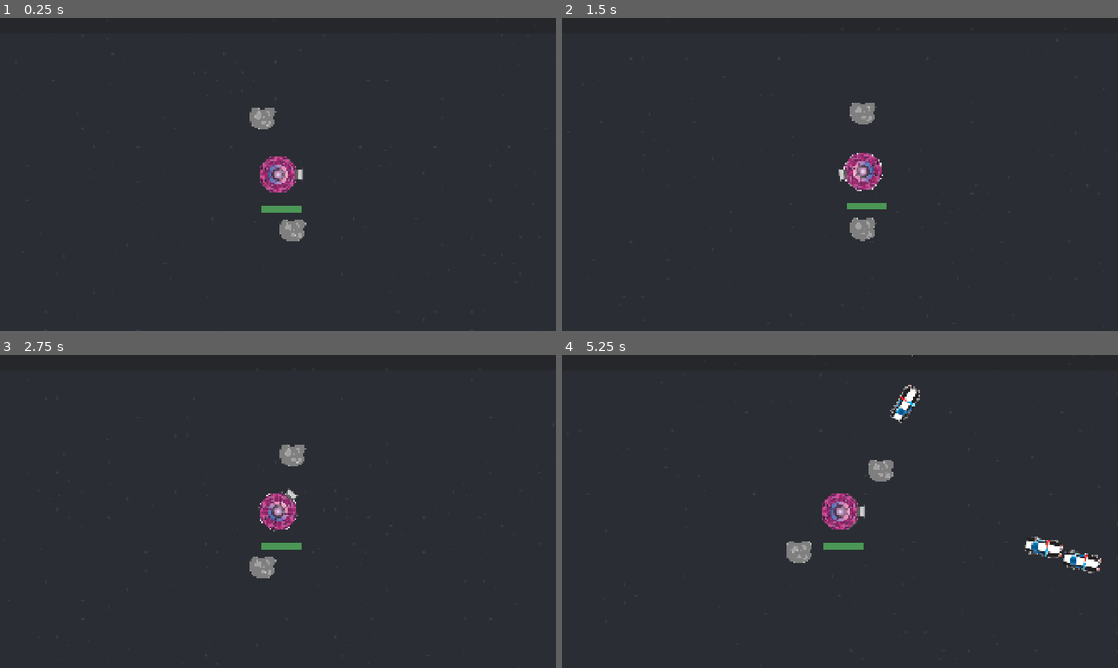
Above: before the commit, frames 1-4 (two rows, left to right).
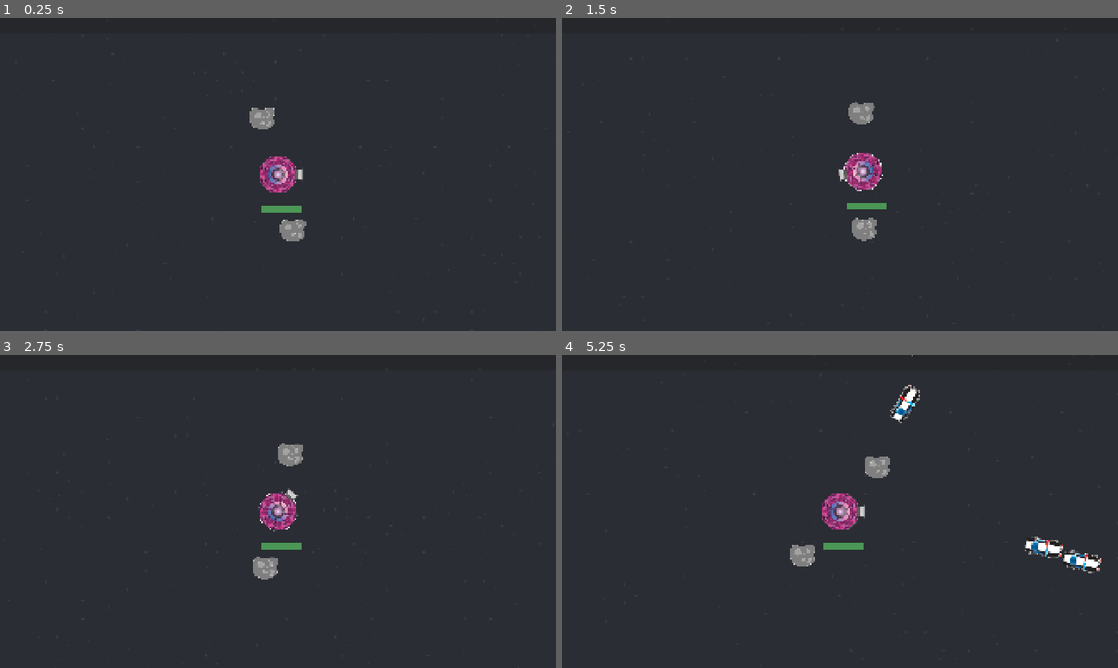
Above: after the commit, the same moments.

Repository: two-sticks-and-a-rock/space-arcade
Game: Godot game, scene res://scenes/main.tscn
Same seed, same stepped clock (60 frames per second), same inputs: the game is played once before the commit and once after it.
Inputs (mouse positions are in pixels of both pictures, inside the frame that each line leads up to):
- Up to frame 1 (0.25 s): no input
- Up to frame 2 (1.5 s): move the mouse to (962, 158) at 0.52 s; press the mouse at (962, 158) at 0.53 s; move the mouse to (728, 190) at 1.27 s; release the mouse at (728, 190) at 1.28 s; click (728, 190) at 1.35 s
- Up to frame 3 (2.75 s): move the mouse to (333, 442) at 2.02 s; press the mouse at (333, 442) at 2.03 s
- Up to frame 4 (5.25 s): move the mouse to (812, 574) at 2.77 s; release the mouse at (812, 574) at 2.78 s; click (812, 574) at 2.85 s; move the mouse to (1006, 558) at 3.52 s; press the mouse at (1006, 558) at 3.53 s; move the mouse to (673, 464) at 4.27 s; release the mouse at (673, 464) at 4.28 s; click (673, 464) at 4.35 s; move the mouse to (867, 511) at 5.02 s; press the mouse at (867, 511) at 5.03 s

The runs differ from the first frame. In frame 1, less than 0.1% of the frame differs, in the area x 44-56%, y 28-72%; in frame 2, 0.2%; in frame 3, 0.3%; in frame 4, 0.5%, in the area x 40-60%, y 32-68%.

Commit message:
player weapon base class

Diff:
--- a/scenes/player/player_weapons/orbiter/orbiter.gd
+++ b/scenes/player/player_weapons/orbiter/orbiter.gd
@@ -1,9 +1,9 @@
 extends Area2D
 
-@onready var orbiter_ring = get_parent().get_parent()
+@onready var orbiter_ring = get_parent()
 
 func _physics_process(_delta):
-	position = Vector2(position).rotated(orbiter_ring.spin_speed)
+	position = Vector2(position).rotated(orbiter_ring.bullet_speed)
 
 func _on_orbiter_entered(body: Node2D):
 	if ("take_damage" in body):
--- a/scenes/player/player_weapons/orbiter/orbiter_ring.gd
+++ b/scenes/player/player_weapons/orbiter/orbiter_ring.gd
@@ -1,35 +1,29 @@
-extends Node2D
+extends PlayerWeapon
 
 @export var orbiter_scene : PackedScene
-
-@export var dmg = 50
-@export var bullets = 2
-
 @onready var ring : Node2D = $Ring
-@onready var up_timer : Timer = $UpTimer as Timer
-@onready var down_timer : Timer = $DownTimer as Timer
 
 var size = 10
-var spin_speed = PI/36
 var distance_from_player = 200
 
 func _ready():
 	var child_pos = Vector2(distance_from_player, 0)
 	up_timer.start()
+
 	for i in bullets:
 		var orbiter = orbiter_scene.instantiate() as Area2D
 		orbiter.position = child_pos
-		ring.add_child(orbiter)
+		add_child(orbiter)
 		child_pos = child_pos.rotated(2*PI / bullets)
 
 func _on_down_timer_timeout():
-	up_timer.start()
-	down_timer.stop()
-	ring.visible = true
-	ring.process_mode = Node.PROCESS_MODE_INHERIT
+	super()
+	for child in get_children():
+		if child is Area2D:
+			ring.process_mode = Node.PROCESS_MODE_INHERIT
 
 func _on_up_timer_timeout():
-	down_timer.start()
-	up_timer.stop()
-	ring.visible = false
-	ring.process_mode = Node.PROCESS_MODE_DISABLED
+	super()
+	for child in get_children():
+		if child is Area2D:
+			ring.process_mode = Node.PROCESS_MODE_INHERIT
--- a/scenes/player/player_weapons/orbiter/orbiter_ring.tscn
+++ b/scenes/player/player_weapons/orbiter/orbiter_ring.tscn
@@ -1,11 +1,14 @@
 [gd_scene format=3 uid="uid://dqil7iaf3mqvf"]
 
-[ext_resource type="Script" uid="uid://p0d44ojp4jaf" path="res://scenes/player/player_weapons/orbiter_ring.gd" id="1_cd0fb"]
-[ext_resource type="PackedScene" uid="uid://c37a5i01alcdn" path="res://scenes/player/player_weapons/orbiter.tscn" id="2_gpny0"]
+[ext_resource type="Script" uid="uid://p0d44ojp4jaf" path="res://scenes/player/player_weapons/orbiter/orbiter_ring.gd" id="1_cd0fb"]
+[ext_resource type="PackedScene" uid="uid://c37a5i01alcdn" path="res://scenes/player/player_weapons/orbiter/orbiter.tscn" id="2_gpny0"]
 
-[node name="OrbiterRing" type="Node2D" unique_id=401222779]
+[node name="OrbiterRing" type="Node2D" unique_id=117958931]
 script = ExtResource("1_cd0fb")
 orbiter_scene = ExtResource("2_gpny0")
+dmg = 50
+bullets = 2
+bullet_speed = 0.087
 
 [node name="Ring" type="Node2D" parent="." unique_id=405582111]
 
--- /dev/null
+++ b/scenes/player/player_weapons/player_weapon.gd
@@ -0,0 +1,19 @@
+class_name PlayerWeapon
+extends Node2D
+
+@export var dmg: int
+@export var bullets: int
+@export var bullet_speed: float
+
+@onready var up_timer : Timer = $UpTimer as Timer
+@onready var down_timer : Timer = $DownTimer as Timer
+
+func _on_down_timer_timeout():
+	up_timer.start()
+	down_timer.stop()
+	visible = true
+
+func _on_up_timer_timeout():
+	down_timer.start()
+	up_timer.stop()
+	visible = false
Not shown, added: scenes/player/player_weapons/player_weapon.gd.uid
